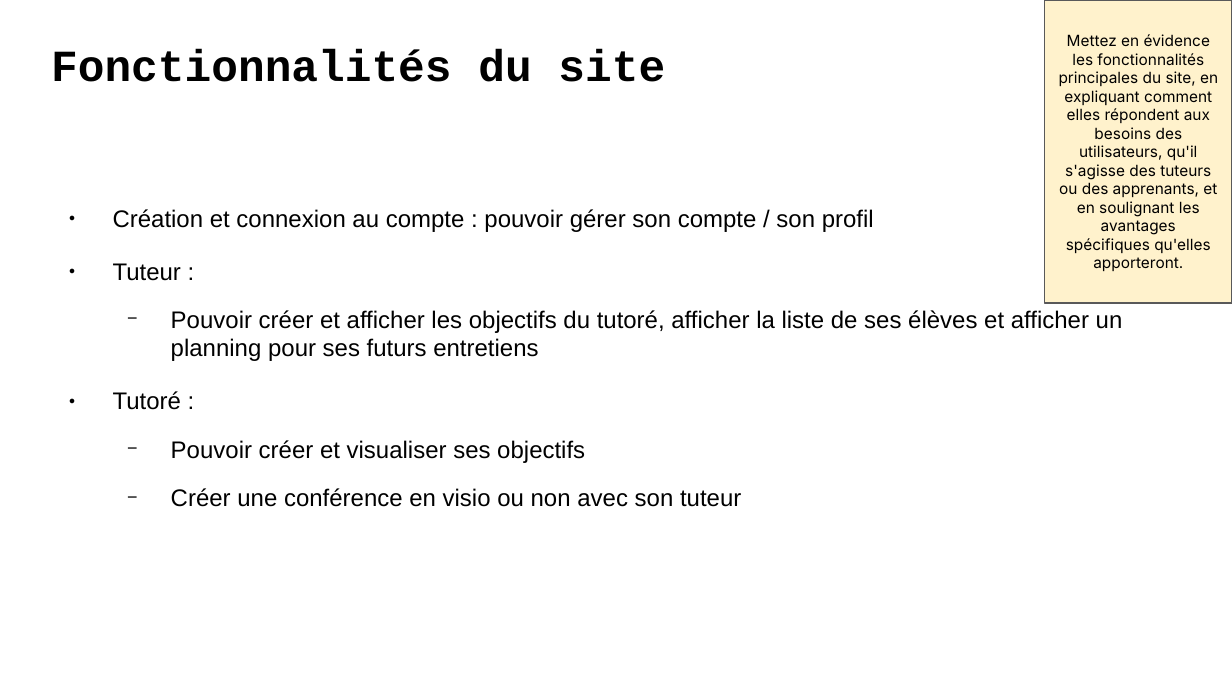
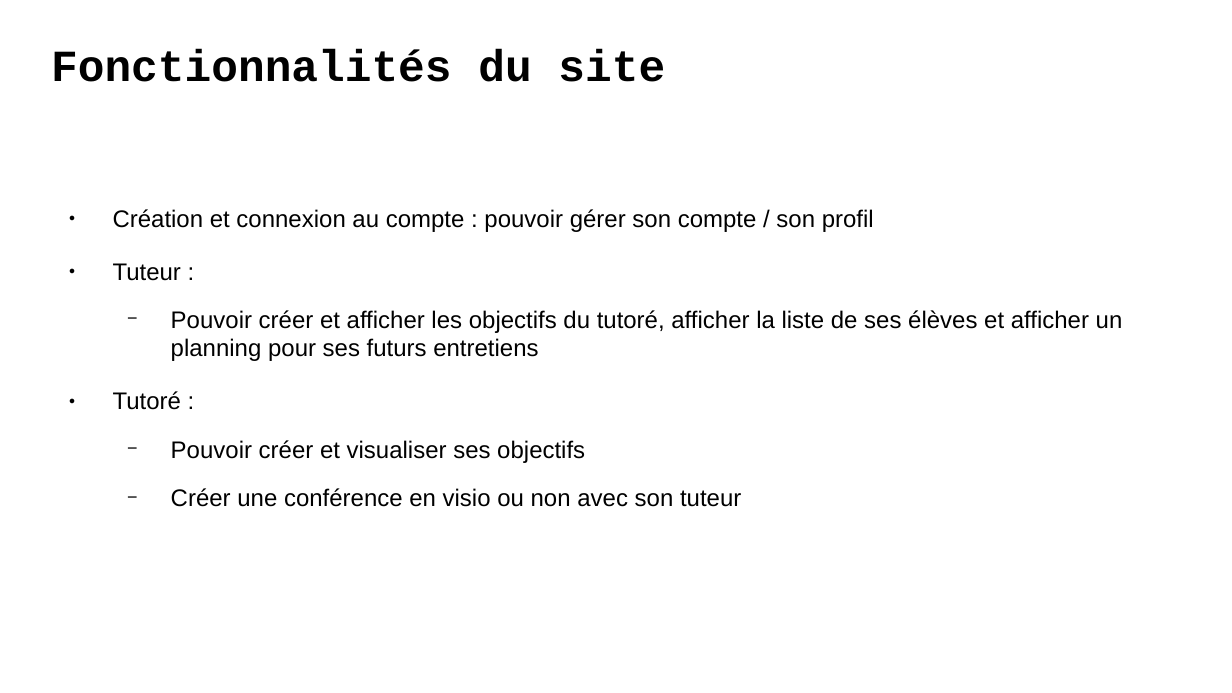
Before and after one commit to LuDetling/Avenirs, a slide deck: slide 5 of Presentation+P9+-+DA+-+Avenirs.odp. Drawn at 1232x693 pixels with LibreOffice and Linux fonts; fonts in the diff are those of the drawing. Boxes give left, top, right and bottom in pixels: in the first picture for what was removed or moved away, otherwise in the second. Text is boxed around its words. In the diff, an @@ line names an element or a change of style, - is before the commit and + after.

```diff
--- a/Presentation+P9+-+DA+-+Avenirs.odp
+++ b/Presentation+P9+-+DA+-+Avenirs.odp
@@ rectangle removed at [1045,0,1232,303] @@
-Mettez en évidence les fonctionnalités principales du site, en expliquant comment elles répondent aux besoins des utilisateurs, qu'il s'agisse des tuteurs ou des apprenants, et en soulignant les avantages spécifiques qu'elles apporteront.
```
Also in this commit, not shown: 6 other slides changed, 5 other files.
